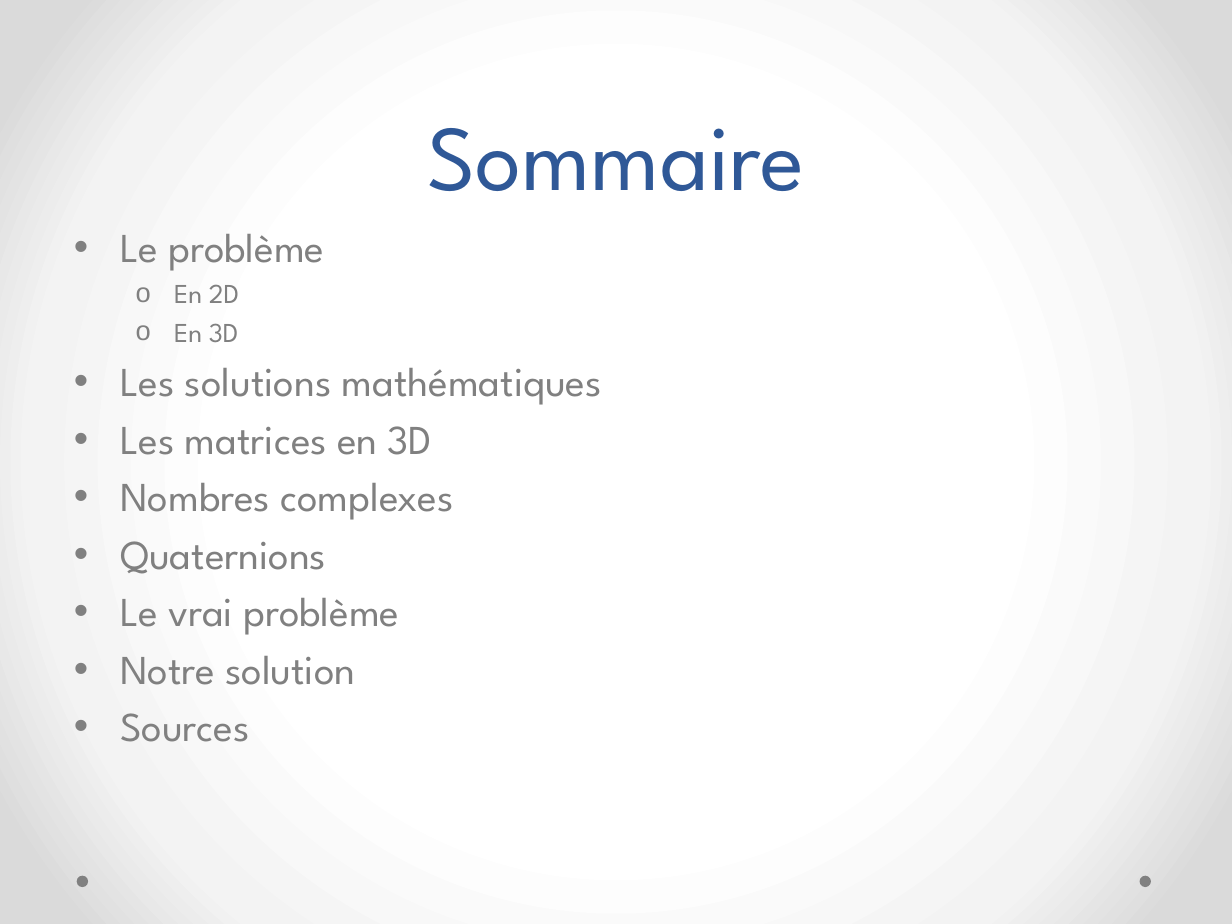
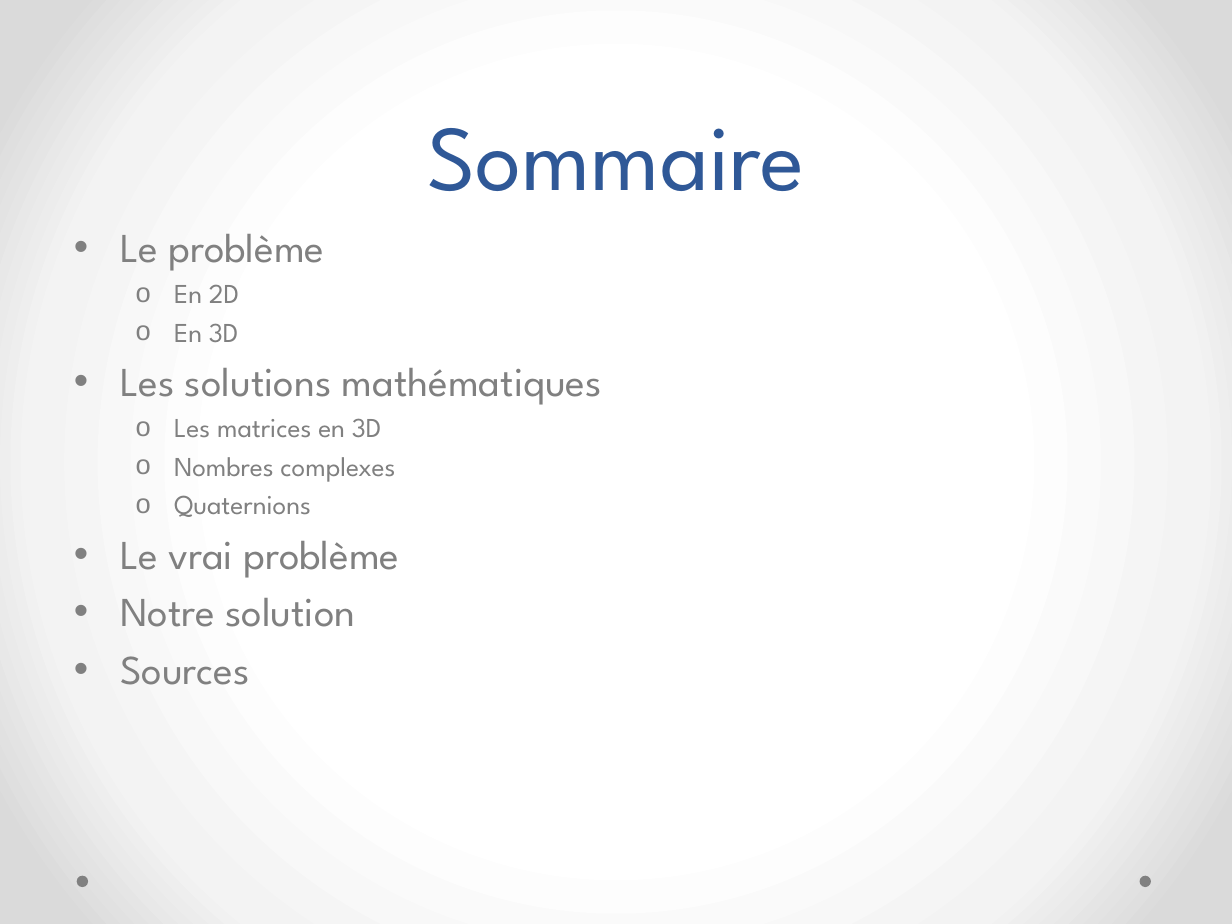
Before and after one commit to megaturbo/TurboSpin, a slide deck: slide 2 of Presentation/MatrixLite.pptx. Drawn at 1232x924 pixels with LibreOffice and Linux fonts; fonts in the diff are those of the drawing. Boxes give left, top, right and bottom in pixels: in the first picture for what was removed or moved away, otherwise in the second. Text is boxed around its words. In the diff, an @@ line names an element or a change of style, - is before the commit and + after.

```diff
--- a/Presentation/MatrixLite.pptx
+++ b/Presentation/MatrixLite.pptx
@@ text at <box>174,418,395,517</box>: size 24 to 16 pt in "Les matrices en 3D", "Nombres complexes", "Quaternions"; bullet • to o; list level 1 to 2 in "Les matrices en 3D"; list level 1 to 2 in "Nombres complexes"; list level 1 to 2 in "Quaternions" @@
```
Also in this commit, not shown: 1 other slide changed.
